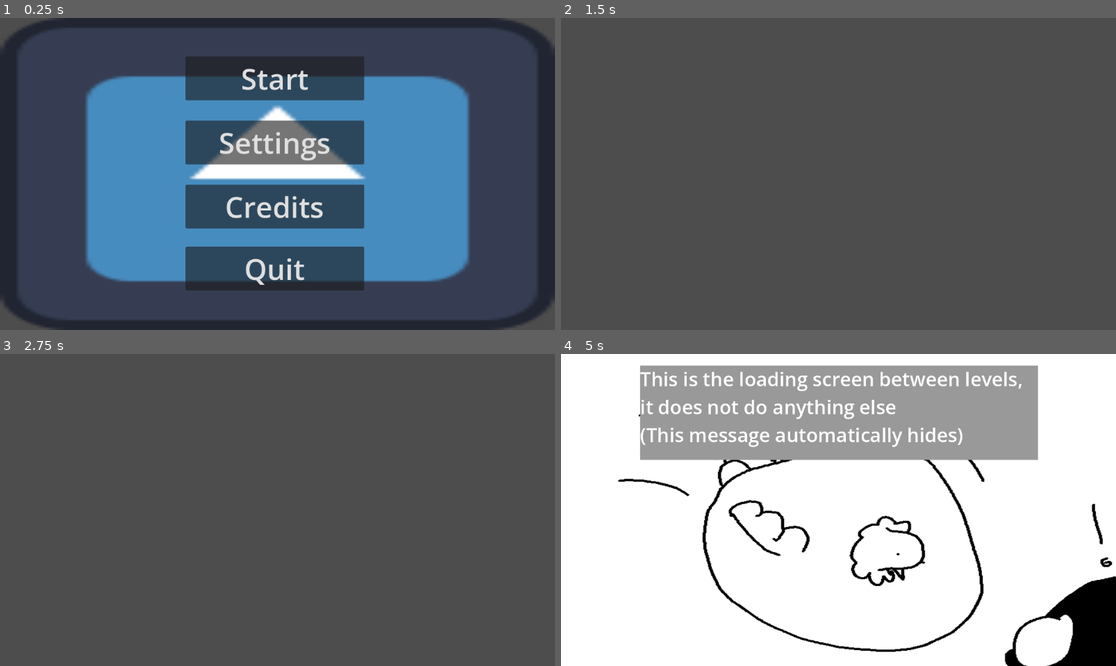
Above: before the commit, frames 1-4 (two rows, left to right).
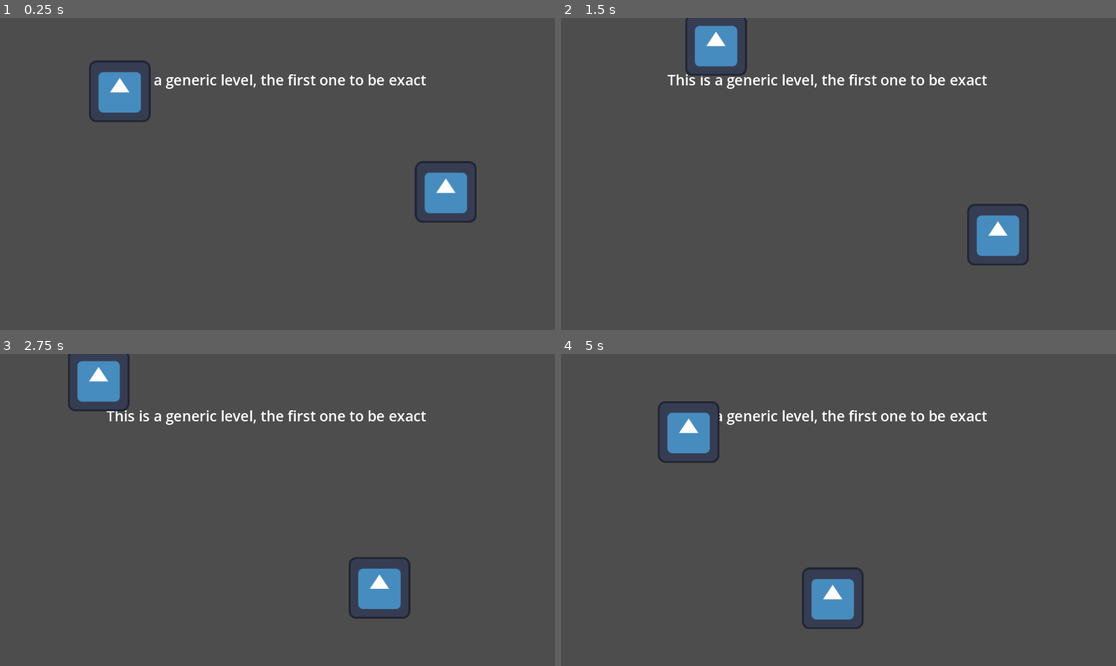
Above: after the commit, the same moments.

Repository: PiponcheDev/Chunky-Chick
Game: Godot game, scene res://Assets/Levels/Example1/GenericLevel1.tscn
Two runs of this game, one before a commit and one after it. Both use one fixed random seed, a clock stepped at 60 frames per second and the inputs below. Before the commit the project starts from res://Main.tscn. The engine's default icon, where the game draws it, is replaced by a stand-in: a white triangle on a blue panel in a dark square.
Inputs (mouse positions are in pixels of both pictures, inside the frame that each line leads up to):
- Up to frame 1 (0.25 s): no input
- Up to frame 2 (1.5 s): click (838, 77) at 0.5 s, where only the run before the commit has a clickable "Start"
- Up to frame 3 (2.75 s): no input
- Up to frame 4 (5 s): tap E (DebugButton) at 4.9 s

The runs differ from the first frame. In frame 1, 60% of the frame differs, in the area x 0-100%, y 0-100%; in frame 2, 3.4%; in frame 3, 3.4%; in frame 4, 99%.

Commit message:
Generic Human

Diff:
--- a/chunky-chick/Assets/Levels/Example1/GenericLevel1.tscn
+++ b/chunky-chick/Assets/Levels/Example1/GenericLevel1.tscn
@@ -1,4 +1,12 @@
 [gd_scene format=3 uid="uid://b38g1isc5lpdj"]
+
+[ext_resource type="PackedScene" uid="uid://drq4pyhltxh3y" path="res://Scenes/Human/GenericHuman.tscn" id="1_s4bqb"]
+
+[sub_resource type="Curve2D" id="Curve2D_nlcix"]
+_data = {
+"points": PackedVector2Array(-287, 222, 287, -222, 60, 51, -121, -56, 121, 56, -8, 7, 0, 0, 0, 0, 164, 52, -4, -71, 4, 71, 787, 276, 120, -8, -120, 8, 480, 386, 60, 31, -60, -31, 141, 367, 3, 72, -3, -72, -11, 127, 0, 0, 0, 0, 60, 49, 0, 0, 0, 0, 60, 51)
+}
+point_count = 9
 
 [node name="GenericLevel1" type="Node2D" unique_id=1847989402]
 
@@ -15,3 +23,15 @@
 size_flags_horizontal = 4
 theme_override_font_sizes/font_size = 30
 text = "This is a generic level, the first one to be exact"
+
+[node name="Path2D" type="Path2D" parent="." unique_id=1257815679]
+position = Vector2(169, 117)
+curve = SubResource("Curve2D_nlcix")
+
+[node name="Generic human" parent="Path2D" unique_id=1786981081 instance=ExtResource("1_s4bqb")]
+position = Vector2(60, 51)
+
+[node name="Generic human2" parent="Path2D" unique_id=33203976 instance=ExtResource("1_s4bqb")]
+position = Vector2(734.6048, 232.24425)
+rotation = 0.47048807
+progress = 1167.906
--- /dev/null
+++ b/chunky-chick/Scenes/Human/GenericHuman.tscn
@@ -0,0 +1,31 @@
+[gd_scene format=3 uid="uid://drq4pyhltxh3y"]
+
+[ext_resource type="Script" uid="uid://cwne4pl5e3x36" path="res://Scenes/Human/generic_human.gd" id="1_486c6"]
+[ext_resource type="Texture2D" uid="uid://cp70q5rerqku2" path="res://Assets-Extra/icon.svg" id="1_k02vi"]
+
+[sub_resource type="CircleShape2D" id="CircleShape2D_486c6"]
+radius = 214.08409
+
+[node name="Generic human" type="PathFollow2D" unique_id=1786981081]
+rotates = false
+script = ExtResource("1_486c6")
+
+[node name="Sprite2D" type="Sprite2D" parent="." unique_id=1703300497]
+texture = ExtResource("1_k02vi")
+
+[node name="DirectionUpdater" type="Timer" parent="." unique_id=992071788]
+wait_time = 0.5
+autostart = true
+
+[node name="AbandonFeeding" type="Timer" parent="." unique_id=402036197]
+wait_time = 5.0
+one_shot = true
+
+[node name="Area2D" type="Area2D" parent="." unique_id=748332998]
+
+[node name="CollisionShape2D" type="CollisionShape2D" parent="Area2D" unique_id=1628670590]
+shape = SubResource("CircleShape2D_486c6")
+
+[connection signal="timeout" from="DirectionUpdater" to="." method="_on_direction_updater_timeout"]
+[connection signal="timeout" from="AbandonFeeding" to="." method="_on_abandon_feeding_timeout"]
+[connection signal="body_entered" from="Area2D" to="." method="_on_area_2d_body_entered"]
--- /dev/null
+++ b/chunky-chick/Scenes/Human/generic_human.gd
@@ -0,0 +1,85 @@
+extends PathFollow2D
+
+var state: int = ROAMING
+
+const ROAMING = 1
+const FEEDING = 2
+const CHASING = 3 #Used when traveling to player during feeding
+
+const SPEED = 100
+
+var previous_pos: Vector2 = Vector2(0,0)
+var derivative: Vector2 = self.position - previous_pos
+
+var movementdir: int = DOWN
+
+const UP = 1
+const DOWN = 2
+const LEFT = 4
+const RIGHT = 3
+
+
+var feedProbability = 5 # Higher is less likely. 1 in n where n is this
+var feedRadius = 100 #How far away it can feed you, unrelated to the area2D
+
+@onready var player = $"../../"
+@onready var abandon_feeding_timer: Timer = $AbandonFeeding
+
+func _ready() -> void:
+	self.rotation = 0
+
+func _process(delta: float) -> void:
+	derivative = self.position - previous_pos
+	if state == ROAMING:
+		progress += SPEED * delta
+	elif state == CHASING:
+		var distance = abs(player.position-self.position)
+		distance = distance.x + distance.y
+		if distance > feedRadius:
+			self.position = player.position-self.position * 0.2 * delta #Really scuffed but temporary
+		else:
+			state = FEEDING
+			abandon_feeding_timer.start()
+	elif state == FEEDING:
+		pass #Give player seeds or smt
+	print(state)
+
+
+	#Manage the animation
+	if abs(derivative.x) > abs(derivative.y):
+		if derivative.x > 0:
+			movementdir = RIGHT
+		else:
+			movementdir = LEFT
+	else:
+		if derivative.y > 0:
+			movementdir = DOWN
+		else:
+			movementdir = UP
+	#Once the animation is gathered from the artists this can be used to decide which one to use at any given moment
+	#If the Human is moonwalking too much decrease the time of the direction updater
+
+	if Input.is_action_just_pressed("DebugButton"):
+		if randi_range(0,feedProbability) == 0:
+			state = CHASING
+			print("CHASE")
+
+			abandon_feeding_timer.start()
+
+
+func _on_direction_updater_timeout() -> void:
+	if state == ROAMING:
+		previous_pos = self.position
+
+
+func _on_area_2d_body_entered(body: Node2D) -> void:
+	if body: #Check if body is player
+		if randi_range(0,feedProbability) == 0:
+			state = CHASING
+			print("CHASE")
+			abandon_feeding_timer.start()
+
+
+
+func _on_abandon_feeding_timeout() -> void:
+	state = ROAMING
--- a/chunky-chick/project.godot
+++ b/chunky-chick/project.godot
@@ -11,7 +11,7 @@
 [application]
 
 config/name="Chunky-chick"
-run/main_scene="uid://nbk6ckc1v8qp"
+run/main_scene="uid://b38g1isc5lpdj"
 config/features=PackedStringArray("4.6", "GL Compatibility")
 config/icon="res://Assets-Extra/icon.svg"
 
@@ -28,6 +28,16 @@
 "res://Managers/": "red"
 }
 
+[global_group]
+
+player=""
+nest=""
+item=""
+structure=""
+enemy=""
+main_camera=""
+placement_camera=""
+
 [input]
 
 DebugButton={
@@ -35,6 +45,17 @@
 "events": [Object(InputEventKey,"resource_local_to_scene":false,"resource_name":"","device":-1,"window_id":0,"alt_press …(192 unchanged characters)…
 ]
 }
+pick_up={
+"deadzone": 0.2,
+"events": [Object(InputEventKey,"resource_local_to_scene":false,"resource_name":"","device":-1,"window_id":0,"alt_pressed":false,"shift_pressed":false,"ctrl_pressed":false,"meta_pressed":false,"pressed":false,"keycode":0,"physical_keycode":69,"key_label":0,"unicode":101,"location":0,"echo":false,"script":null)
+]
+}
+
+[layer_names]
+
+2d_physics/layer_1="Player"
+2d_physics/layer_2="Items"
+2d_physics/layer_3="Zones"
 
 [physics]
 
Not shown, added: chunky-chick/Scenes/Human/generic_human.gd.uid
